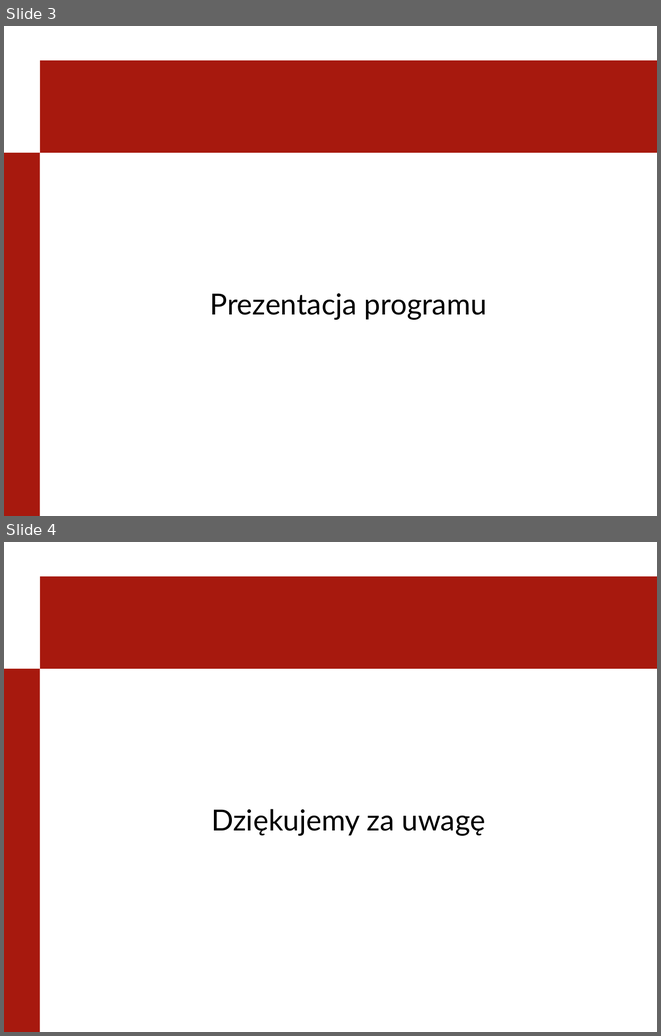
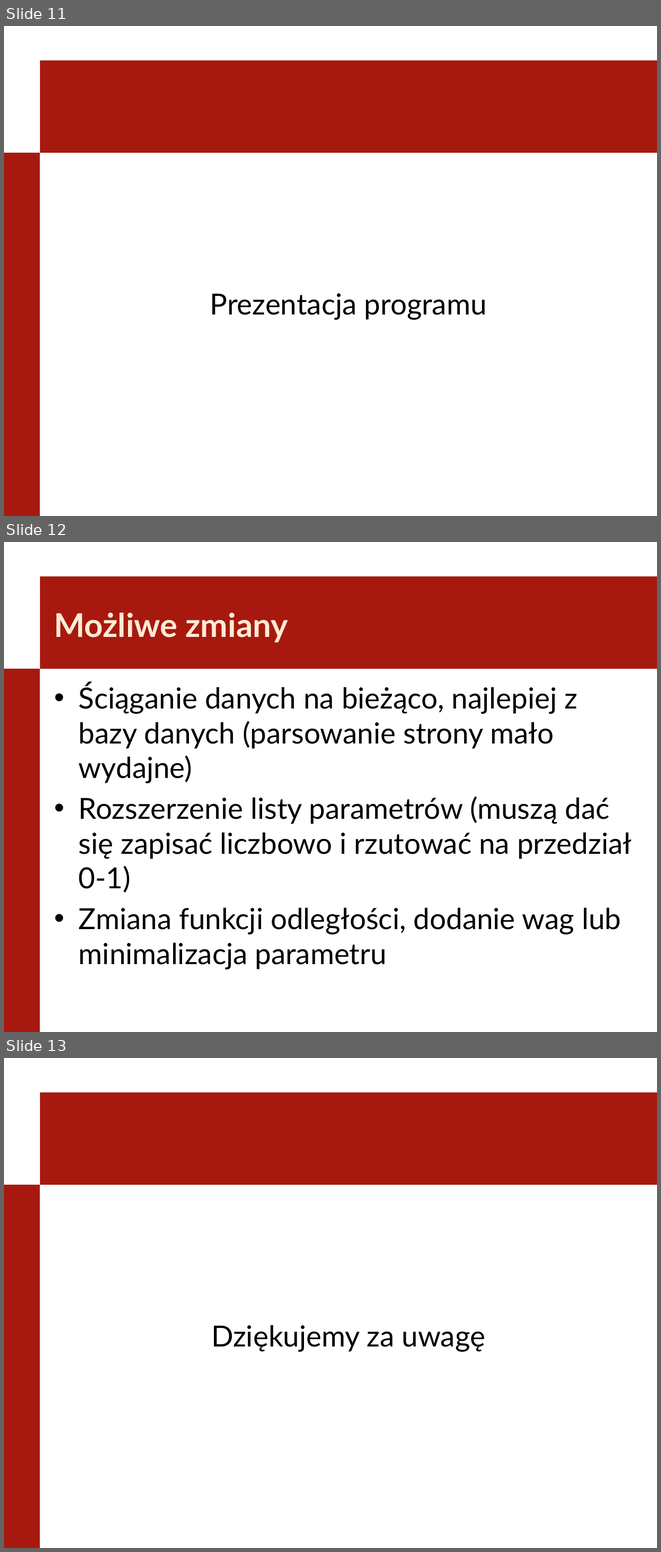
Before and after one commit to lastverb/SWDSOM, a slide deck: Prezentacja.pptx. Shown one above the other, each under a label of ours: slides 3 and 4 before the commit, slides 11, 12 and 13 after it. The pictures are 661x1036 and 661x1552 pixels, drawn with LibreOffice and Linux fonts; fonts in the diff are those of the drawing; background and template pictures are left out. Boxes give left, top, right and bottom in pixels: in the first picture for what was removed or moved away, otherwise in the second. Text is boxed around its words. In the diff, an @@ line names an element or a change of style, - is before the commit and + after.

```diff
--- a/Prezentacja.pptx
+++ b/Prezentacja.pptx
@@ slide 12 added at [4, 542, 657, 1032], background #FFFFFF; not listed: 2 template elements that a slide beside it also shows @@
@@ title added at [54, 612, 288, 643], 36 pt, text #FFEBD5, bold @@
+Możliwe zmiany
@@ text added at [79, 683, 632, 969], 32 pt, text #000000 @@
+• Ściąganie danych na bieżąco, najlepiej z bazy danych (parsowanie strony mało wydajne)
+• Rozszerzenie listy parametrów (muszą dać się zapisać liczbowo i rzutować na przedział 0-1)
+• Zmiana funkcji odległości, dodanie wag lub minimalizacja parametru
@@ what was slide 3 is now slide 11 @@
@@ what was slide 4 is now slide 13 @@
```
Also in this commit, not shown: 1 slide changed, 8 other slides added, 1 other file.
